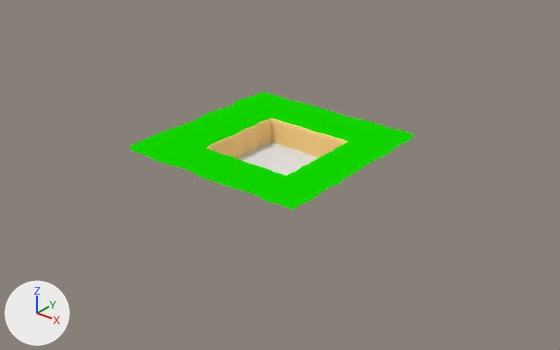
The Blender file SourceArt/Level Art/Klippen.blend, before and after one commit.
One viewpoint serves both versions: a 50 mm camera at (872.0, -1082.0, 660.0) aimed at (18.0, -14.0, -2.0). The lights are fixed; the arrows at lower left show +X, +Y and +Z.
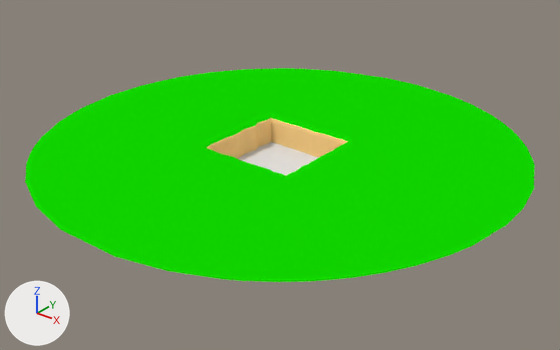
What the commit changed:
me_plane_001 is used by ob_plane_001; location (0.0, 0.0, 0.0).
me_plane_001 had 132 vertices, 88 faces and spanned x -219.0..195.0, y -204.0..208.0, z 0.0..56.0.
me_plane_001 now has 132 vertices, 88 faces and spans x -464.0..484.0, y -474.0..470.0, z 0.0..56.0.
me_plane_001 part 1: 44 of 132 vertices moved; they spanned x -219.0..195.0, y -204.0..208.0, z 56.0 and now span x -464.0..484.0, y -474.0..470.0, z 56.0; mean shift (22.0, -6.0, 0.0); largest move (191.0, 14.0, 56.0) -> (482.0, 43.0, 56.0).

What differs and where, as boxes (x1, y1, x2, y2) in the pictures (560 x 350 px):
'Plane.001', reshaped (79% wider, 81% taller)
    before: (130, 92, 415, 210)
    after: (25, 68, 535, 282)
